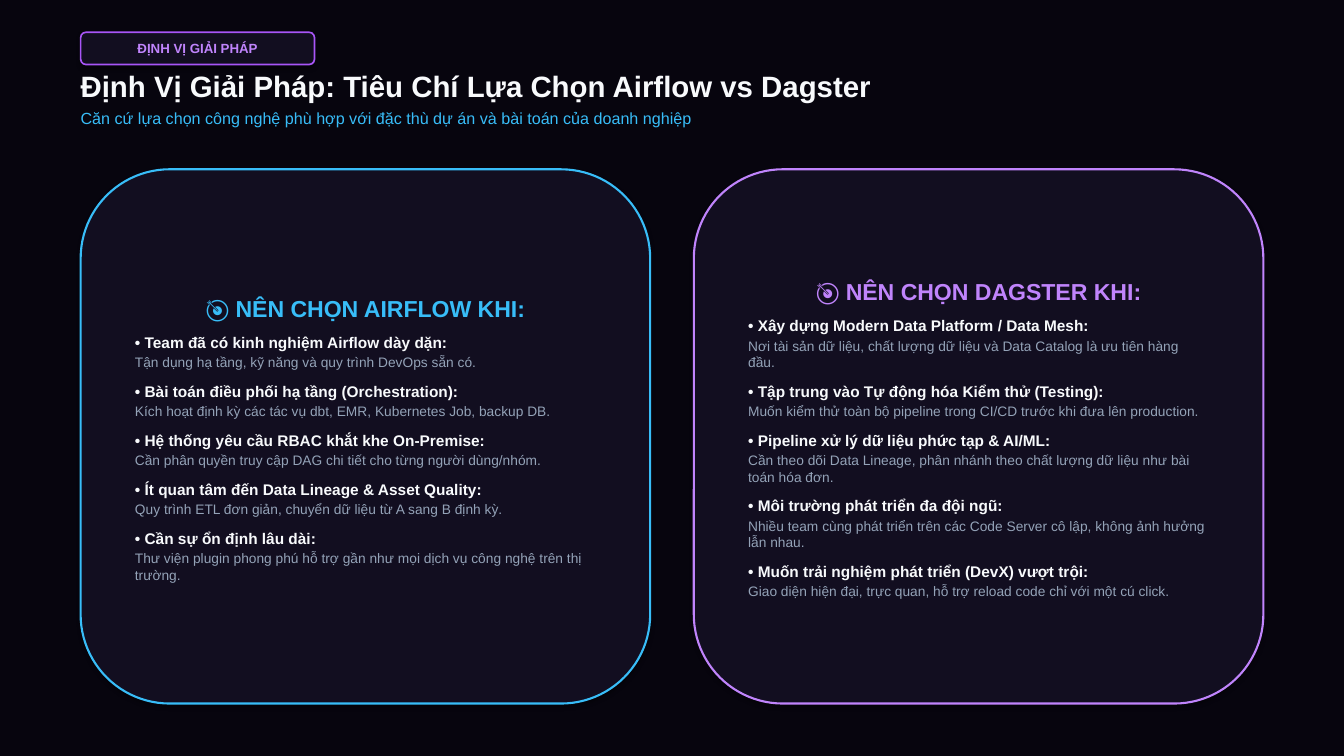
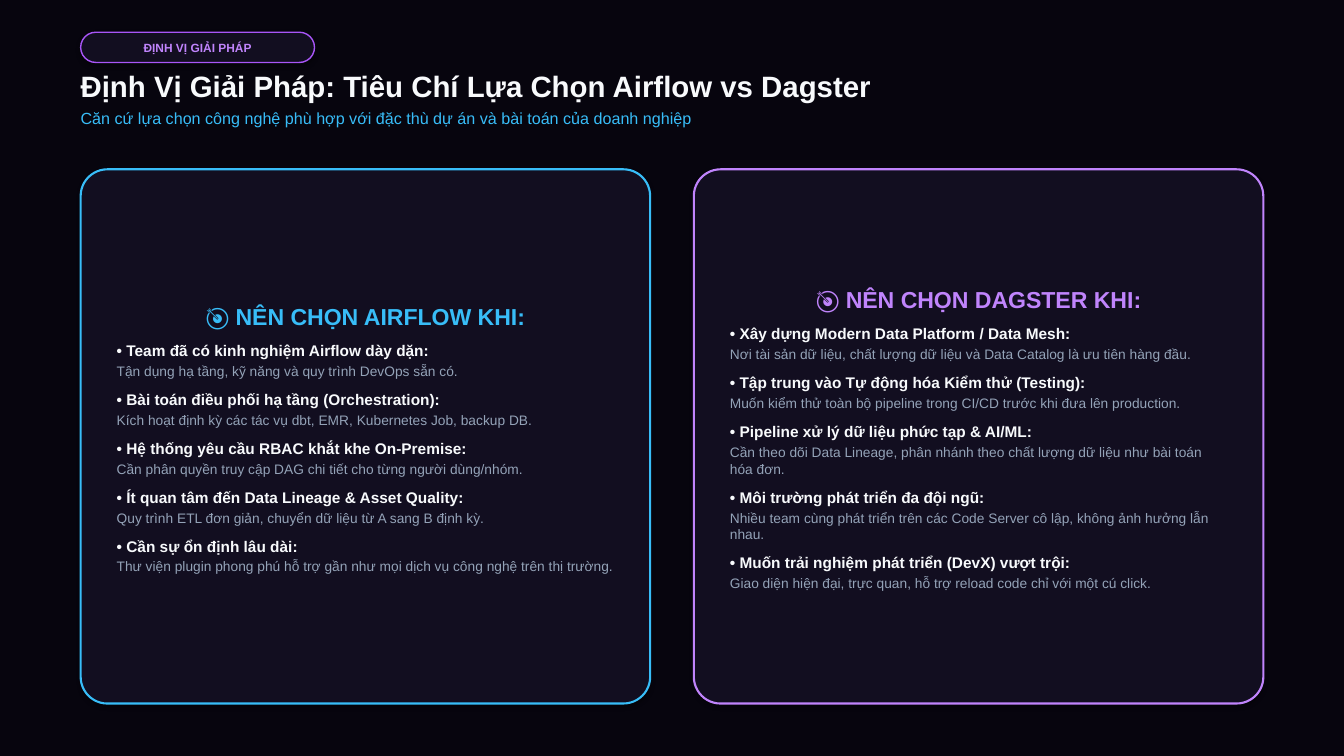
Before and after one commit to dangminhduchl/Airflow_Dagster, a slide deck: slide 9 of Airflow_vs_Dagster_Thuyet_Trinh.pptx. Drawn at 1344x756 pixels with LibreOffice and Linux fonts; fonts in the diff are those of the drawing. Boxes give left, top, right and bottom in pixels: in the first picture for what was removed or moved away, otherwise in the second. Text is boxed around its words. In the diff, an @@ line names an element or a change of style, - is before the commit and + after.

```diff
--- a/Airflow_vs_Dagster_Thuyet_Trinh.pptx
+++ b/Airflow_vs_Dagster_Thuyet_Trinh.pptx
@@ rounded rectangle "ĐỊNH VỊ GIẢI PHÁP" at <box>81,32,315,63</box>: size 9.5 to 8.5 pt; outline #A855F7 1.2 pt to #A855F7 1 pt; proportions changed @@
@@ rounded rectangle "🎯 NÊN CHỌN AIRFLOW KHI:" at <box>81,169,650,704</box>: proportions changed @@
@@ rounded rectangle "🎯 NÊN CHỌN DAGSTER KHI:" at <box>694,169,1263,704</box>: proportions changed @@
```
Also in this commit, not shown: 10 other slides changed, 22 other files.
